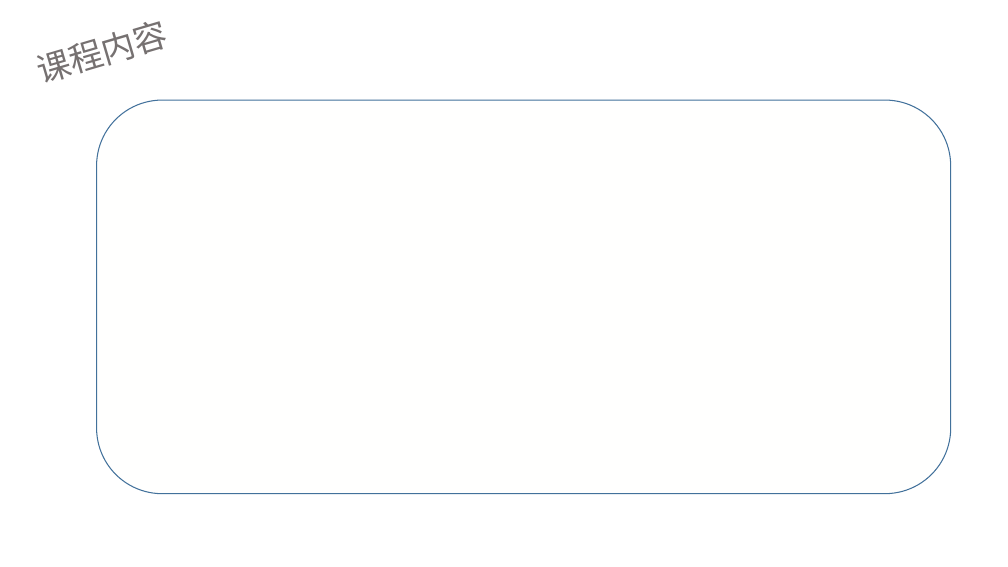
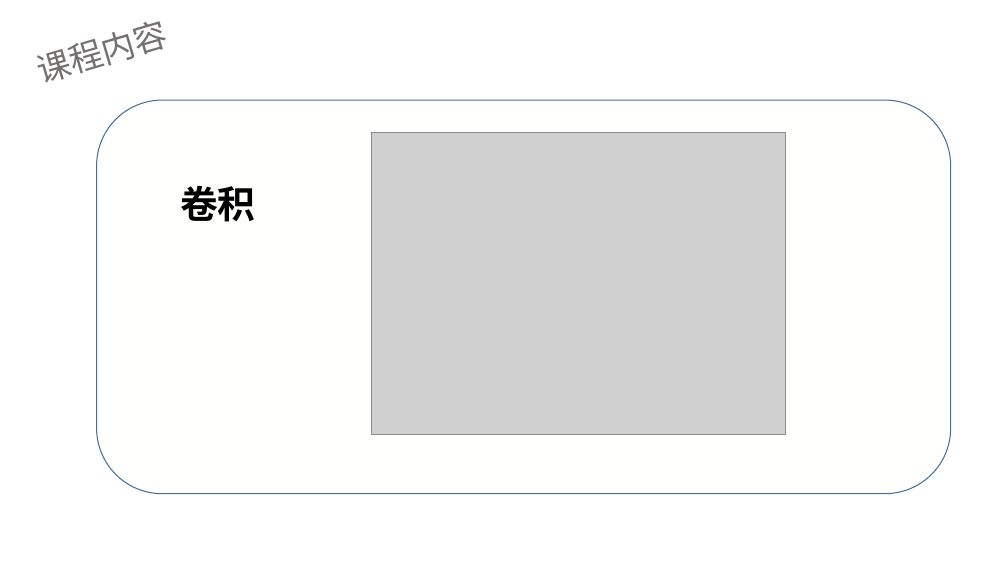
Before and after one commit to LinearPi/md_file, a slide deck: slide 18 of What_is_AI/人工智能公开课.pptx. Drawn at 1008x567 pixels with LibreOffice and Linux fonts; fonts in the diff are those of the drawing; grey boxes stand for pictures; background and template pictures are left out. Boxes give left, top, right and bottom in pixels: in the first picture for what was removed or moved away, otherwise in the second. Text is boxed around its words. In the diff, an @@ line names an element or a change of style, - is before the commit and + after.

```diff
--- a/What_is_AI/人工智能公开课.pptx
+++ b/What_is_AI/人工智能公开课.pptx
@@ picture added at bbox=[371, 132, 786, 435] @@
@@ text added at bbox=[180, 185, 256, 222], 36 pt, text #000000, bold @@
+卷积
```
Also in this commit, not shown: 4 other slides changed, 2 slides added, 12 other files.
